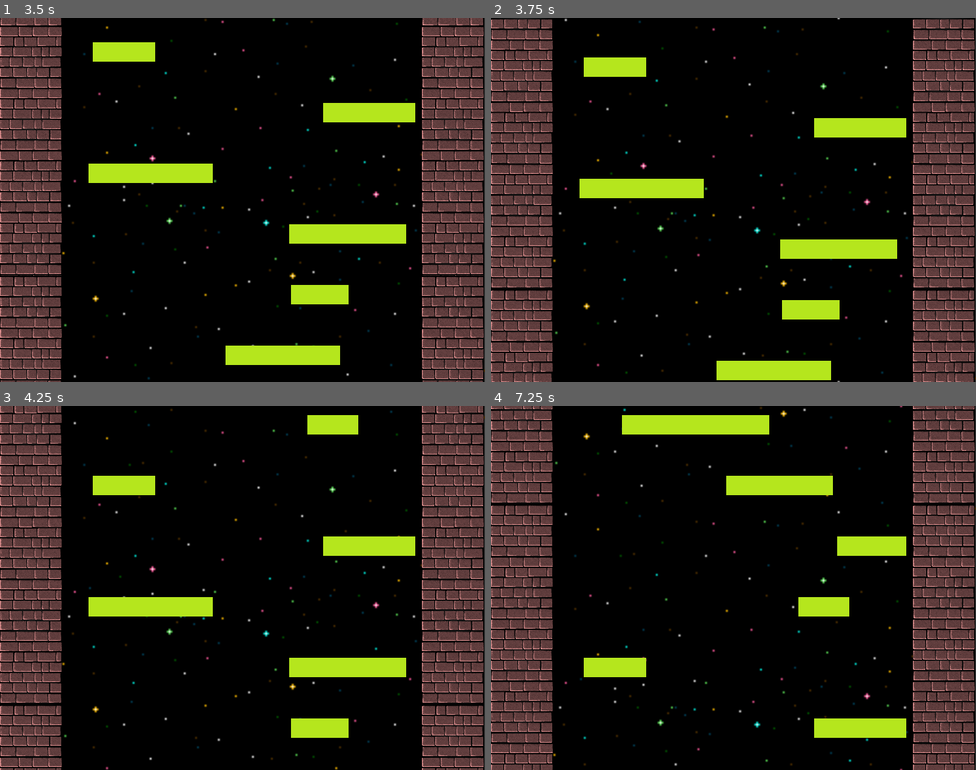
Above: before the commit, frames 1-4 (two rows, left to right).
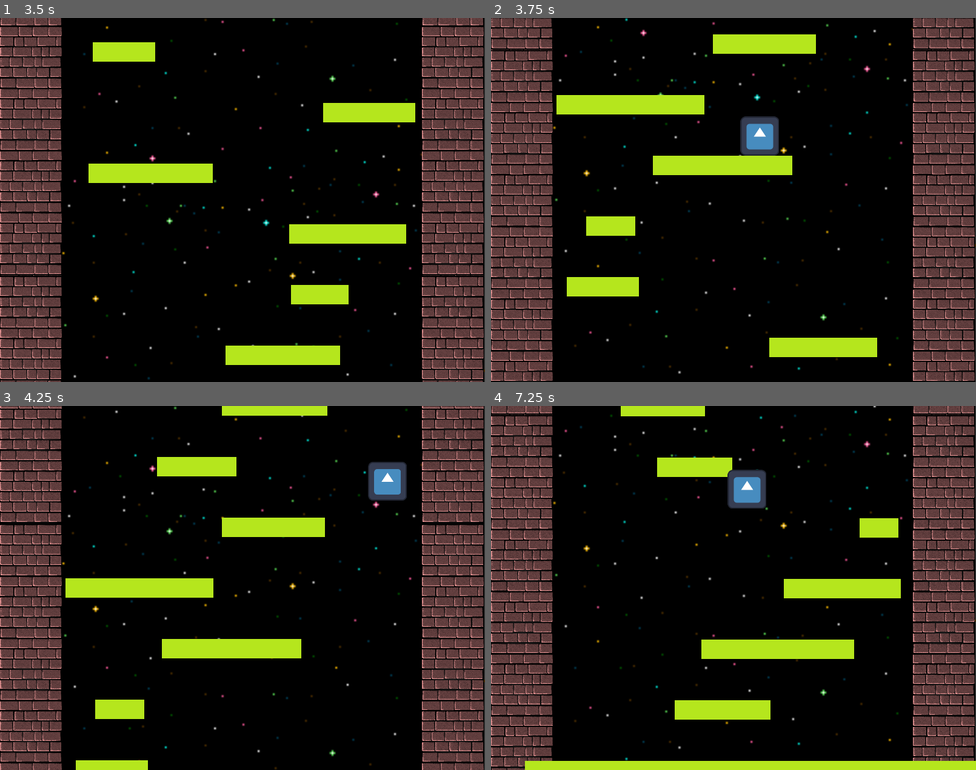
Above: after the commit, the same moments.

Repository: arko-poet/godot-games
Game: Godot game, scene res://main.tscn
Same seed, same stepped clock (60 frames per second), same inputs: the game is played once before the commit and once after it. Before the commit the project starts from res://tower.tscn. The engine's default icon, where the game draws it, is replaced by a stand-in: a white triangle on a blue panel in a dark square.
Inputs:
- Up to frame 1 (3.5 s): hold D (move_right) 0.53-2.03 s; tap Space (jump) at 0.77, 1.52, 3.02 s; hold A (move_left) 2.03-2.78 s; hold D (move_right) from 2.78 s (still down)
- Up to frame 2 (3.75 s): keep holding D (move_right)
- Up to frame 3 (4.25 s): keep holding D (move_right); tap Space (jump) at 3.77 s
- Up to frame 4 (7.25 s): release D (move_right) at 4.28 s; hold A (move_left) 4.28-5.03 s; tap Space (jump) at 4.52, 6.02, 6.77 s; hold D (move_right) 5.03-5.78 s; hold A (move_left) from 5.78 s (still down)

Frame 1 is identical in both runs. In frame 2, 22% of the frame differs, in the area x 0-100%, y 0-100%; in frame 3, 27%; in frame 4, 29%.

Commit message:
feat(tower): add main game loop

Diff:
--- /dev/null
+++ b/tower/main.gd
@@ -0,0 +1,5 @@
+extends Node
+
+
+func _on_tower_player_fell_off() -> void:
+	get_tree().reload_current_scene()
--- /dev/null
+++ b/tower/main.tscn
@@ -0,0 +1,11 @@
+[gd_scene format=3 uid="uid://cc05utqu543r1"]
+
+[ext_resource type="Script" uid="uid://cns4vebgsgfkx" path="res://main.gd" id="1_0xm2m"]
+[ext_resource type="PackedScene" uid="uid://ca5eirs1pfuvp" path="res://tower.tscn" id="1_ig7tw"]
+
+[node name="Main" type="Node" unique_id=220603152]
+script = ExtResource("1_0xm2m")
+
+[node name="Tower" parent="." unique_id=385049633 instance=ExtResource("1_ig7tw")]
+
+[connection signal="player_fell_off" from="Tower" to="." method="_on_tower_player_fell_off"]
--- a/tower/player.gd
+++ b/tower/player.gd
@@ -3,6 +3,7 @@
 const HORIZONTAL_ACCELERATION := 900
 const MAX_SPEED := 500
 const JUMP_IMPULSE := 500
+const SIZE := 64 # TODO set sprite and collision size to this
 
 func _physics_process(delta: float) -> void:
 	# horizontal movement
--- a/tower/project.godot
+++ b/tower/project.godot
@@ -11,7 +11,7 @@
 [application]
 
 config/name="tower"
-run/main_scene="uid://ca5eirs1pfuvp"
+run/main_scene="uid://cc05utqu543r1"
 config/features=PackedStringArray("4.6", "Forward Plus")
 config/icon="res://icon.svg"
 
--- a/tower/tower.gd
+++ b/tower/tower.gd
@@ -1,4 +1,6 @@
 extends Node2D
+
+signal player_fell_off
 
 const SCROLL_SPEED = 100
 const FLOOR_SCENE := preload("res://floor.tscn")
@@ -45,6 +47,9 @@
 		_set_floor_properties(first_floor)
 		floors.push_back(first_floor)
 
+	if player.position.y - player.SIZE > camera.global_position.y + viewport_size.y:
+		player_fell_off.emit()
+
 
 ## i is an index representing position of Floor in floors Array
 ## i is only meant to be used when initialising floors Array
Not shown, added: tower/main.gd.uid
